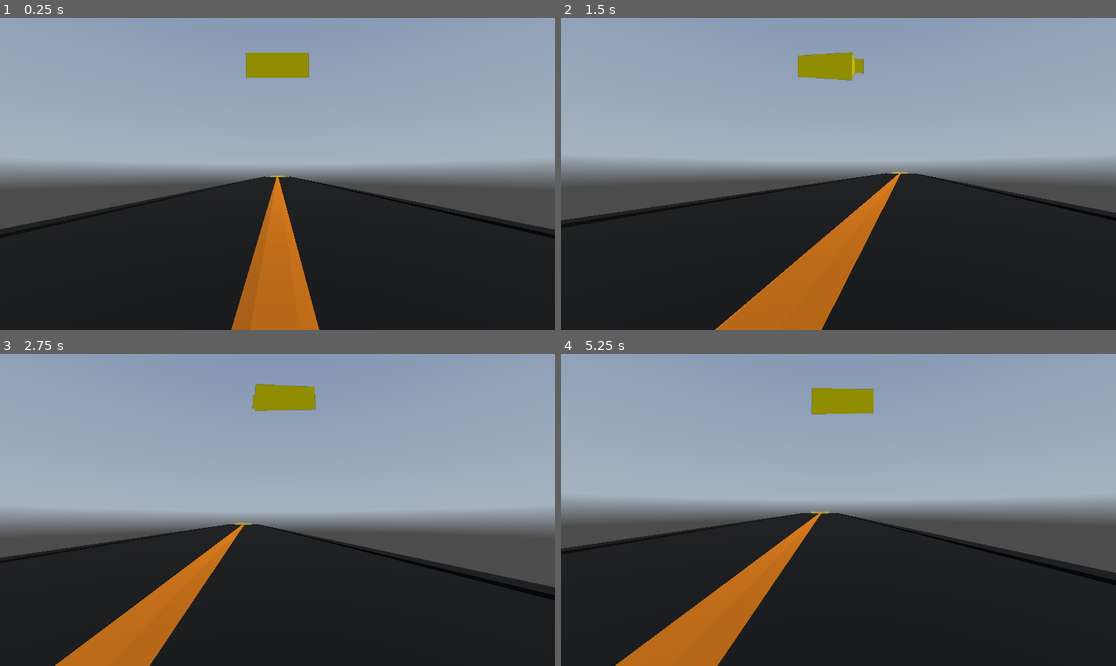
Above: before the commit, frames 1-4 (two rows, left to right).
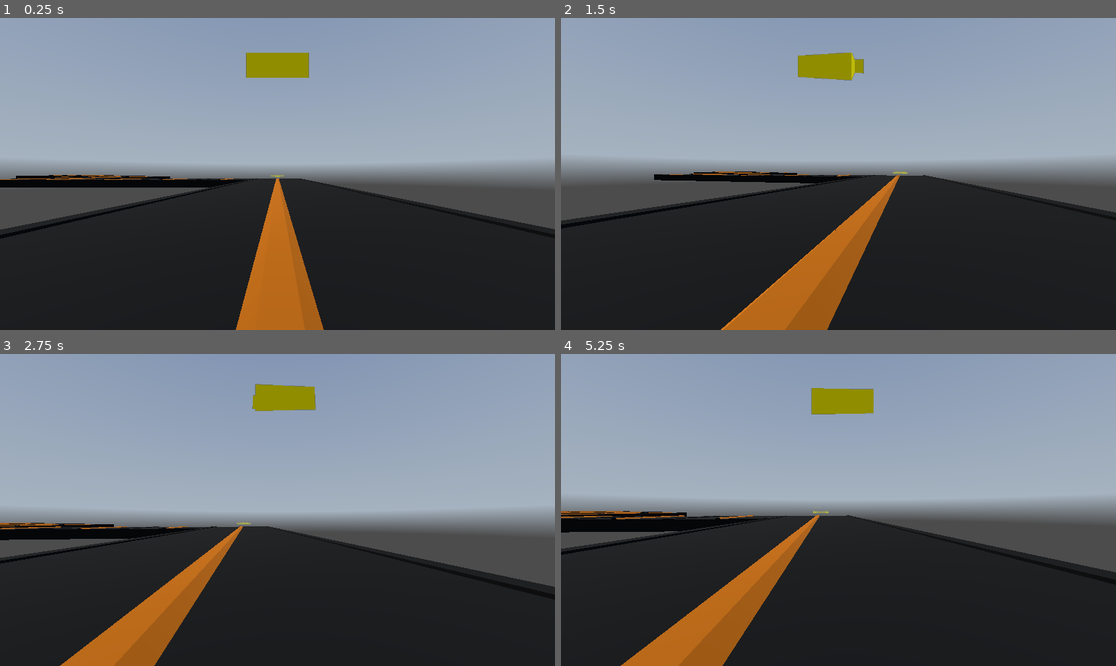
Above: after the commit, the same moments.

Repository: dairycultist/CityZoomer
Game: Godot game, scene res://game_scene.tscn
Same seed, same stepped clock (60 frames per second), same inputs: the game is played once before the commit and once after it. A sky picture missing from this copy of the repository is replaced by a grey-blue gradient.
Inputs (mouse positions are in pixels of both pictures, inside the frame that each line leads up to):
- Up to frame 1 (0.25 s): no input
- Up to frame 2 (1.5 s): tap Enter at 0.5 s; move the mouse to (866, 174) at 0.52 s; hold W (walk_up) from 0.53 s (still down); tap Space (jump) at 0.77 s; move the mouse to (810, 174) at 1.27 s
- Up to frame 3 (2.75 s): keep holding W (walk_up); tap Space (jump) at 1.52 s; move the mouse to (288, 503) at 2.02 s
- Up to frame 4 (5.25 s): keep holding W (walk_up); move the mouse to (832, 516) at 2.77 s; tap Space (jump) at 3.02, 3.77, 4.52 s; move the mouse to (877, 513) at 3.52 s; move the mouse to (794, 506) at 4.27 s; move the mouse to (844, 510) at 5.02 s

The runs differ from the first frame. In frame 1, 2.6% of the frame differs, in the area x 0-100%, y 50-100%; in frame 2, 2.1%; in frame 3, 2.5%; in frame 4, 3.0%, in the area x 0-100%, y 10-100%.

Commit message:
Road placement

Diff:
--- a/checkpoint.gd
+++ /dev/null
@@ -1,9 +0,0 @@
-extends Area3D
-
-func _ready() -> void:
-	self.body_entered.connect(_test_for_player)
-
-func _test_for_player(_area: Node3D):
-
-	# remember to check that it is the player entering and not something else
-	print("test")
--- a/checkpoint_compass.gd
+++ b/checkpoint_compass.gd
@@ -1,7 +1,7 @@
 extends MeshInstance3D
 
 @onready var player_camera: Node3D = $"/root/GameScene/Player/Camera3D"
-@onready var checkpoint: Node3D = $"/root/GameScene/Checkpoint"
+@onready var checkpoint: Node3D = $"/root/GameScene/RoadPlacer/Checkpoint"
 
 func _process(_delta: float) -> void:
 
--- a/game_scene.tscn
+++ b/game_scene.tscn
@@ -1,15 +1,14 @@
-[gd_scene load_steps=28 format=3 uid="uid://bd1sgkptmj0mo"]
+[gd_scene load_steps=27 format=3 uid="uid://bd1sgkptmj0mo"]
 
 [ext_resource type="Script" uid="uid://db4nmoieo5cus" path="res://player_controller.gd" id="2_po0ka"]
 [ext_resource type="Shader" uid="uid://cmr01vxyryoq2" path="res://checkpoint.gdshader" id="2_v1wow"]
 [ext_resource type="ArrayMesh" uid="uid://1civrybn8gm7" path="res://checkpoint.obj" id="3_v1wow"]
 [ext_resource type="ArrayMesh" uid="uid://dc4oajsqudg75" path="res://arrow.obj" id="4_mixcd"]
-[ext_resource type="Script" uid="uid://cx5pf7j1ca2mx" path="res://checkpoint.gd" id="5_6e45b"]
 [ext_resource type="Script" uid="uid://d0x1o3jgcm7k0" path="res://checkpoint_compass.gd" id="5_mj2jn"]
 [ext_resource type="Shader" uid="uid://bq3uh4maovbii" path="res://things/death_barrier/death_barrier.gdshader" id="8_e35lh"]
 [ext_resource type="Texture2D" uid="uid://binc7piiokdb0" path="res://things/death_barrier/death_barrier.png" id="9_udeyl"]
-[ext_resource type="PackedScene" uid="uid://bfxbyc5uhe4jv" path="res://things/road/road_segment_straight.tscn" id="10_j5hk1"]
 [ext_resource type="Script" uid="uid://djay624bpewsi" path="res://things/death_barrier/death_barrier.gd" id="10_miq82"]
+[ext_resource type="Script" uid="uid://bf34brm263fl6" path="res://road_placer.gd" id="10_ueiaa"]
 [ext_resource type="PackedScene" uid="uid://bn1tdmbx32ivj" path="res://things/road/road_segment_end.tscn" id="11_j5hk1"]
 [ext_resource type="Texture2D" uid="uid://bgj7vgicbkqqw" path="res://Cold Night Equirect.png" id="12_ueiaa"]
 
@@ -25,6 +24,20 @@
 [sub_resource type="StandardMaterial3D" id="StandardMaterial3D_mj2jn"]
 shading_mode = 2
 albedo_color = Color(0.775033, 0.757601, 0, 1)
+
+[sub_resource type="ShaderMaterial" id="ShaderMaterial_udeyl"]
+render_priority = 0
+shader = ExtResource("8_e35lh")
+shader_parameter/albedo_texture = ExtResource("9_udeyl")
+shader_parameter/uv_scale = 5.0
+shader_parameter/max_player_dist = 10.0
+shader_parameter/player_dist = 0.0
+shader_parameter/glitch_intensity = 0.04
+
+[sub_resource type="QuadMesh" id="QuadMesh_miq82"]
+material = SubResource("ShaderMaterial_udeyl")
+size = Vector2(10, 10)
+orientation = 1
 
 [sub_resource type="ShaderMaterial" id="ShaderMaterial_mixcd"]
 render_priority = 0
@@ -65,20 +78,6 @@
 [sub_resource type="CylinderShape3D" id="CylinderShape3D_kdryc"]
 radius = 4.0
 
-[sub_resource type="ShaderMaterial" id="ShaderMaterial_udeyl"]
-render_priority = 0
-shader = ExtResource("8_e35lh")
-shader_parameter/albedo_texture = ExtResource("9_udeyl")
-shader_parameter/uv_scale = 5.0
-shader_parameter/max_player_dist = 10.0
-shader_parameter/player_dist = 0.0
-shader_parameter/glitch_intensity = 0.04
-
-[sub_resource type="QuadMesh" id="QuadMesh_miq82"]
-material = SubResource("ShaderMaterial_udeyl")
-size = Vector2(10, 10)
-orientation = 1
-
 [sub_resource type="PanoramaSkyMaterial" id="PanoramaSkyMaterial_daj04"]
 panorama = ExtResource("12_ueiaa")
 
@@ -92,6 +91,7 @@
 [node name="GameScene" type="Node3D"]
 
 [node name="Player" type="CharacterBody3D" parent="."]
+transform = Transform3D(-1, 0, -8.74228e-08, 0, 1, 0, 8.74228e-08, 0, -1, 0, 0, 0)
 script = ExtResource("2_po0ka")
 
 [node name="CollisionShape3D" type="CollisionShape3D" parent="Player"]
@@ -140,61 +140,35 @@
 transform = Transform3D(0.564107, -0.634939, 0.527859, -0.602696, 0.120347, 0.788843, -0.564394, -0.763131, -0.314787, 0, 0, 0)
 layers = 512
 
-[node name="Checkpoint" type="Area3D" parent="."]
-transform = Transform3D(1, 0, 0, 0, 1, 0, 0, 0, 1, 0, 0, -111)
-priority = 600
-script = ExtResource("5_6e45b")
-
-[node name="Mesh" type="MeshInstance3D" parent="Checkpoint"]
-transform = Transform3D(1, 0, 0, 0, 1, 0, 0, 0, 1, 0, 1, 0)
-material_override = SubResource("ShaderMaterial_mixcd")
-mesh = ExtResource("3_v1wow")
-skeleton = NodePath("../..")
-
-[node name="GPUParticles3D" type="GPUParticles3D" parent="Checkpoint"]
-amount = 20
-process_material = SubResource("ParticleProcessMaterial_6e45b")
-draw_pass_1 = SubResource("BoxMesh_mj2jn")
-
-[node name="CollisionShape3D" type="CollisionShape3D" parent="Checkpoint"]
-transform = Transform3D(1, 0, 0, 0, 1, 0, 0, 0, 1, 0, 1, 0)
-shape = SubResource("CylinderShape3D_kdryc")
-
 [node name="DeathBarrier" type="MeshInstance3D" parent="."]
 transform = Transform3D(1, 0, 0, 0, 1, 0, 0, 0, 1, 0, -10, 0)
 mesh = SubResource("QuadMesh_miq82")
 script = ExtResource("10_miq82")
 
 [node name="RoadPlacer" type="StaticBody3D" parent="."]
-
-[node name="RoadSegmentStraight" parent="RoadPlacer" instance=ExtResource("10_j5hk1")]
-
-[node name="RoadSegmentStraight2" parent="RoadPlacer" instance=ExtResource("10_j5hk1")]
-transform = Transform3D(1, 0, 0, 0, 1, 0, 0, 0, 1, 0, 0, -16)
-
-[node name="RoadSegmentStraight3" parent="RoadPlacer" instance=ExtResource("10_j5hk1")]
-transform = Transform3D(1, 0, 0, 0, 1, 0, 0, 0, 1, 0, 0, -32)
-
-[node name="RoadSegmentStraight4" parent="RoadPlacer" instance=ExtResource("10_j5hk1")]
-transform = Transform3D(1, 0, 0, 0, 1, 0, 0, 0, 1, 0, 0, -48)
-
-[node name="RoadSegmentStraight5" parent="RoadPlacer" instance=ExtResource("10_j5hk1")]
-transform = Transform3D(1, 0, 0, 0, 1, 0, 0, 0, 1, 0, 0, -64)
-
-[node name="RoadSegmentStraight6" parent="RoadPlacer" instance=ExtResource("10_j5hk1")]
-transform = Transform3D(1, 0, 0, 0, 1, 0, 0, 0, 1, 0, 0, -80)
-
-[node name="RoadSegmentStraight7" parent="RoadPlacer" instance=ExtResource("10_j5hk1")]
-transform = Transform3D(1, 0, 0, 0, 1, 0, 0, 0, 1, 0, 0, -96)
-
-[node name="RoadSegmentStraight8" parent="RoadPlacer" instance=ExtResource("10_j5hk1")]
-transform = Transform3D(1, 0, 0, 0, 1, 0, 0, 0, 1, 0, 0, -112)
+script = ExtResource("10_ueiaa")
 
 [node name="RoadSegmentEnd" parent="RoadPlacer" instance=ExtResource("11_j5hk1")]
-transform = Transform3D(1, 0, 0, 0, 1, 0, 0, 0, 1, 0, 0, 16)
+transform = Transform3D(-1, 0, -8.74228e-08, 0, 1, 0, 8.74228e-08, 0, -1, 0, 0, -16)
 
-[node name="RoadSegmentEnd2" parent="RoadPlacer" instance=ExtResource("11_j5hk1")]
-transform = Transform3D(-1, 0, -8.74228e-08, 0, 1, 0, 8.74228e-08, 0, -1, 0, 0, -128)
+[node name="Checkpoint" type="Area3D" parent="RoadPlacer"]
+transform = Transform3D(1, 0, 0, 0, 1, 0, 0, 0, 1, 0, 0, 76.4179)
+priority = 600
+
+[node name="Mesh" type="MeshInstance3D" parent="RoadPlacer/Checkpoint"]
+transform = Transform3D(1, 0, 0, 0, 1, 0, 0, 0, 1, 0, 1, 0)
+material_override = SubResource("ShaderMaterial_mixcd")
+mesh = ExtResource("3_v1wow")
+skeleton = NodePath("../../..")
+
+[node name="GPUParticles3D" type="GPUParticles3D" parent="RoadPlacer/Checkpoint"]
+amount = 20
+process_material = SubResource("ParticleProcessMaterial_6e45b")
+draw_pass_1 = SubResource("BoxMesh_mj2jn")
+
+[node name="CollisionShape3D" type="CollisionShape3D" parent="RoadPlacer/Checkpoint"]
+transform = Transform3D(1, 0, 0, 0, 1, 0, 0, 0, 1, 0, 1, 0)
+shape = SubResource("CylinderShape3D_kdryc")
 
 [node name="WorldEnvironment" type="WorldEnvironment" parent="."]
 environment = SubResource("Environment_opqoc")
--- /dev/null
+++ b/road_placer.gd
@@ -0,0 +1,43 @@
+extends StaticBody3D
+
+const ROAD_STRAIGHT = preload("res://things/road/road_segment_straight.tscn")
+
+func _ready() -> void:
+
+	$Checkpoint.position = Vector3(0, 0, 8 * 16)
+	$Checkpoint.body_entered.connect(_checkpoint_touched)
+
+	var random = RandomNumberGenerator.new()
+
+	var road_length = random.randi_range(3, 5)
+
+	var x = 0
+	var z = 0
+	var direction = 0 # -1, 0, 1
+
+	for i in range(0, 32):
+
+		# build road
+		var road = ROAD_STRAIGHT.instantiate()
+		add_child(road)
+		road.position = Vector3(x * 16, 0, z * 16)
+
+		x += sin(direction * PI / 2)
+		z += cos(direction * PI / 2)
+
+		road_length -= 1
+
+		# change direction
+		if road_length == 0:
+
+			road_length = random.randi_range(3, 5)
+
+			if direction == 1 or direction == -1:
+				direction = 0
+			else:
+				direction = random.randi_range(0, 1) * 2 - 1
+
+func _checkpoint_touched(_area: Node3D):
+
+	# remember to check that it is the player entering and not something else
+	print("test")
Not shown, removed: checkpoint.gd.uid
Not shown, added: road_placer.gd.uid
Not shown, changed: README.md
